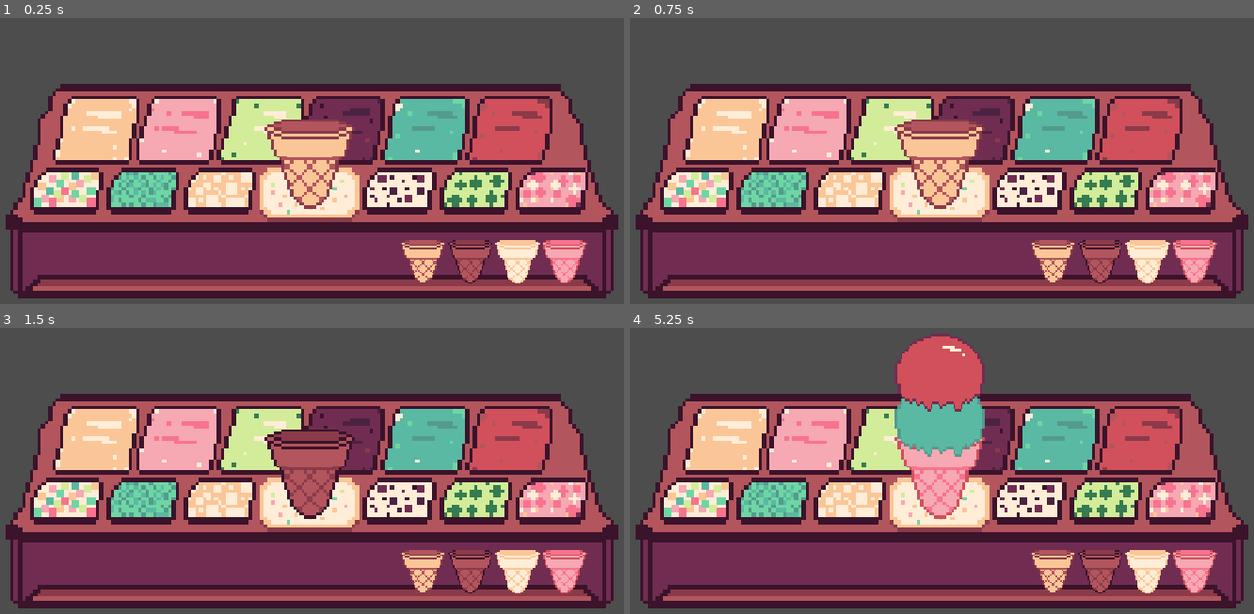
Above: before the commit, frames 1-4 (two rows, left to right).
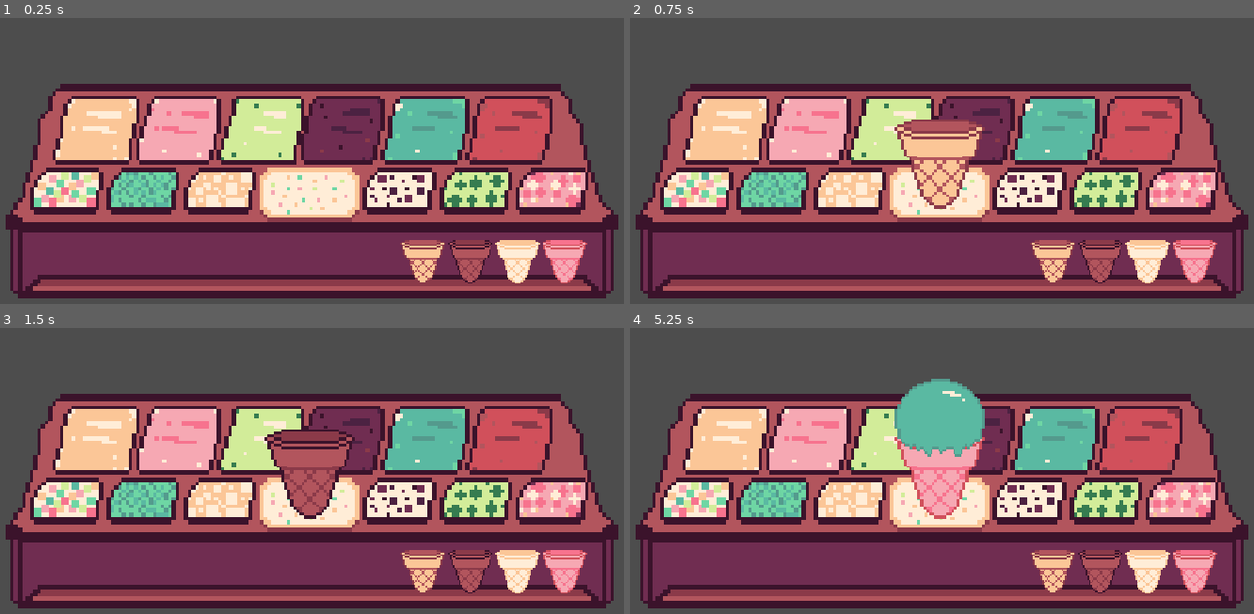
Above: after the commit, the same moments.

Repository: annehailer/ScoopSurprise
Game: Godot game, scene res://scenes/main.tscn
Same seed, same stepped clock (60 frames per second), same inputs: the game is played once before the commit and once after it.
Inputs (mouse positions are in pixels of both pictures, inside the frame that each line leads up to):
- Up to frame 1 (0.25 s): no input
- Up to frame 2 (0.75 s): click (1054, 261) at 0.52 s
- Up to frame 3 (1.5 s): click (468, 571) at 1.27 s
- Up to frame 4 (5.25 s): click (1147, 571) at 2.02 s; click (1197, 571) at 2.77 s; click (1054, 439) at 3.5 s; click (1141, 439) at 4.25 s; click (outside the picture) at 5.02 s

The runs differ from the first frame. In frame 1, 2.8% of the frame differs, in the area x 42-57%, y 35-67%; in frame 2, nothing differs; in frame 3, nothing differs; in frame 4, 3.0%, in the area x 42-57%, y 1-30%.

Commit message:
feat: undo button

Diff:
--- a/project.godot
+++ b/project.godot
@@ -1,16 +1,8 @@
-; Engine configuration file.
-; It's best edited using the editor UI and not directly,
-; since the parameters that go here are not all obvious.
-;
-; Format:
-;   [section] ; section goes between []
-;   param=value ; assign values to parameters
-
 config_version=5
 
 [application]
 
-config/name="Scoop & Surprise2"
+config/name="Scoop & Surprise"
 run/main_scene="uid://8bvu64v0otro"
 config/features=PackedStringArray("4.6", "Forward Plus")
 config/icon="res://icon.svg"
--- a/scenes/main.tscn
+++ b/scenes/main.tscn
@@ -190,3 +190,10 @@
 offset_bottom = -1.2397766e-05
 grow_horizontal = 2
 scale = Vector2(2.395, 2.395)
+
+[node name="UndoButton" type="TextureButton" parent="." unique_id=964223460]
+layout_mode = 0
+offset_right = 40.0
+offset_bottom = 40.0
+
+[connection signal="button_down" from="UndoButton" to="." method="_on_undo_button_button_down"]
--- a/scripts/buttons/ingredients_button.gd
+++ b/scripts/buttons/ingredients_button.gd
@@ -22,7 +22,7 @@
 	match button_type:
 		BUTTON_TYPE.FLAVOR:
 			var flavor_texture: Texture = IngredientsList.get_flavor_texture(flavor)
-			main_scene.add_icecream_ball(flavor_texture)
+			main_scene.add_icecream_ball(flavor_texture, flavor)
 		BUTTON_TYPE.CONE:
 			var cone_texture: Texture = IngredientsList.get_cone_texture(cone)
 			main_scene.change_cone(cone_texture, cone)
--- a/scripts/main.gd
+++ b/scripts/main.gd
@@ -2,25 +2,39 @@
 class_name Main
 
 
-var selected_cone: IngredientsList.CONES = IngredientsList.CONES.NORMAL
+var selected_cone: IngredientsList.CONES = IngredientsList.CONES.NULL
+
+var current_icecream = {
+	"cone":IngredientsList.CONES.NULL,
+	"scoops": []
+}
+
 var scoops_count = 0
+
 
 var scoop_scene = preload("res://entities/scoop.tscn")
 @onready var scoops_container: Control = $IceCreamDisplay/ScoopsContainer
 
 
+func _ready():
+	cone_sprite.texture = null
+
 @onready var cone_sprite: TextureRect = $IceCreamDisplay/ConeSprite
 func change_cone(cone_texture: Texture, cone_type: IngredientsList.CONES):
 	selected_cone = cone_type
+	current_icecream["cone"] = cone_type
 	cone_sprite.texture = cone_texture
 
 
-func add_icecream_ball(flavor_texture: Texture):
+func add_icecream_ball(flavor_texture: Texture, flavor: IngredientsList.FLAVORS):
+	if selected_cone == IngredientsList.CONES.NULL:
+		return
 	if scoops_count >= 3:
 		return
 	#print("tamo aqui: " + str(flavor_texture))
 	var scoop = scoop_scene.instantiate()
 	scoop.texture = flavor_texture
+	current_icecream["scoops"].append(flavor)
 	var scoop_behaviour: Scoop = scoop as Scoop
 	scoop_behaviour.pump_scale()
 
@@ -36,3 +50,54 @@
 	scoops_container.add_child(scoop)
 
 	scoops_count += 1
+
+# ---------------------------------------- CLEAR ---------------------------------------------------
+
+func clear_icecream():
+	for scoop in scoops_container.get_children():
+		scoop.queue_free()
+
+	scoops_count = 0
+
+	selected_cone = IngredientsList.CONES.NULL
+
+	current_icecream = {
+		"cone": IngredientsList.CONES.NULL,
+		"scoops": []
+	}
+
+	cone_sprite.texture = null
+
+
+# teste (apertar enter pra sumir tudo)
+func _input(event: InputEvent):
+	if event.is_action_pressed("ui_accept"):
+		clear_icecream()
+
+# ---------------------------------------- UNDO ----------------------------------------------------
+
+func _on_undo_button_button_down():
+	undo_last_action()
+
+func undo_last_action():
+	# remove a ultima bola
+	if scoops_count > 0:
+		var last_scoop = scoops_container.get_child(
+			scoops_container.get_child_count() - 1
+		)
+
+		last_scoop.queue_free()
+
+		scoops_count -= 1
+
+		current_icecream["scoops"].pop_back()
+		return
+
+	# se nao tiver bolas, tira a casquinha
+	if selected_cone != IngredientsList.CONES.NULL:
+
+		selected_cone = IngredientsList.CONES.NULL
+
+		current_icecream["cone"] = IngredientsList.CONES.NULL
+
+		cone_sprite.texture = null
